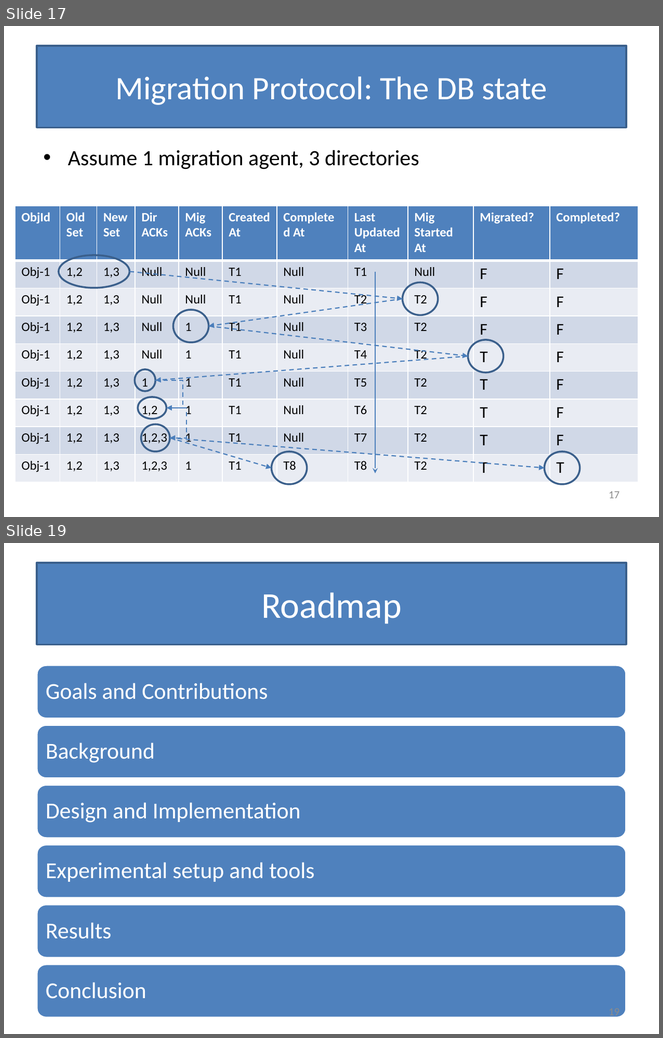
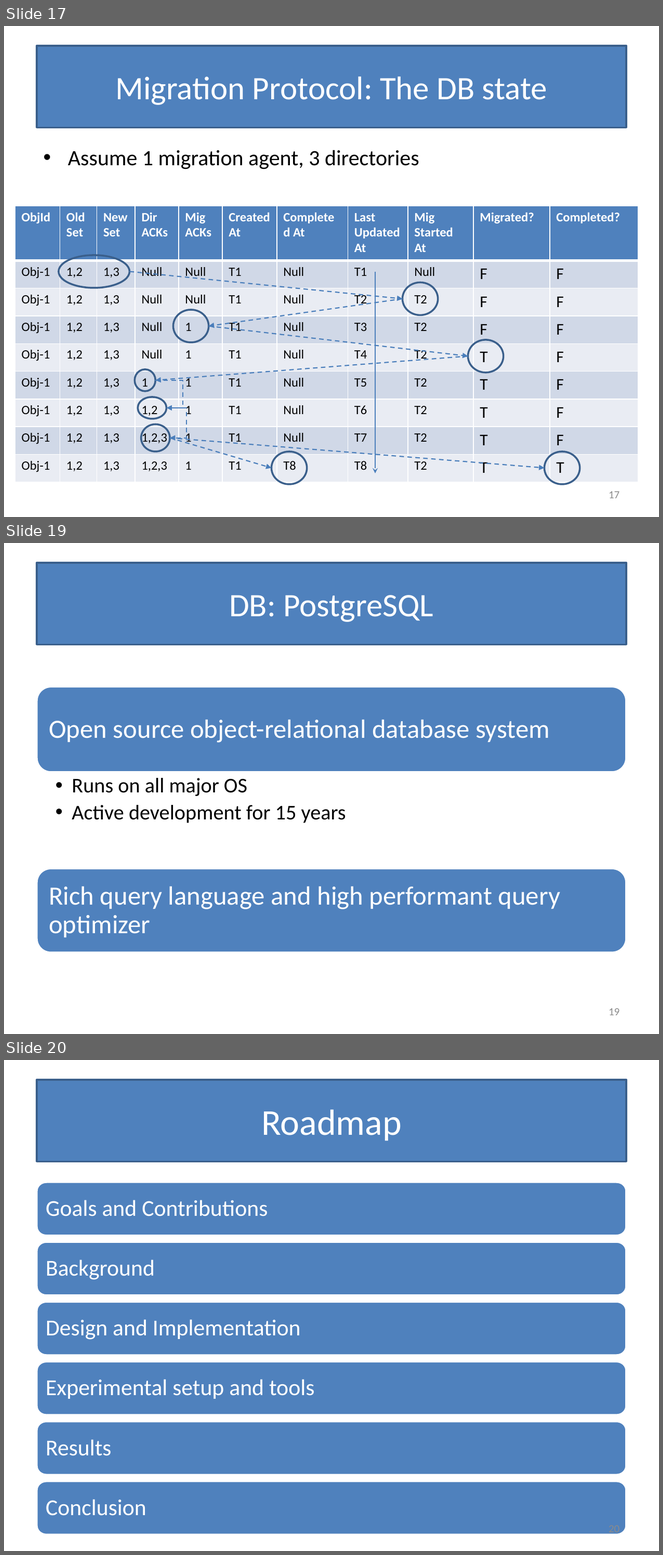
Before and after one commit to Slania/JPaxos-1, a slide deck: Paxos based directory updates for geo-replicated cloud storage.pptx. Shown one above the other, each under a label of ours: slides 17 and 19 before the commit, slides 17, 19 and 20 after it; the slides between them are not shown. The pictures are 663x1038 and 663x1555 pixels, drawn with LibreOffice and Linux fonts; fonts in the diff are those of the drawing. Boxes give left, top, right and bottom in pixels: in the first picture for what was removed or moved away, otherwise in the second. Text is boxed around its words. In the diff, an @@ line names an element or a change of style, - is before the commit and + after.

```diff
--- a/Paxos based directory updates for geo-replicated cloud storage.pptx
+++ b/Paxos based directory updates for geo-replicated cloud storage.pptx
@@ slide 19 added at <box>4,543,659,1034</box>, background #FFFFFF @@
@@ title added at <box>37,563,626,644</box>, fill #4F81BD, outline #3A5F8C 2 pt, 36 pt, text #FFFFFF @@
+DB: PostgreSQL
@@ group added at <box>37,687,626,953</box>: 3 texts, 2 rounded rectangles @@
+Open source object-relational database system
+  •• Runs on all major OS
+  •• Active development for 15 years
+Rich query language and high performant query optimizer
@@ page number added at <box>609,1008,620,1016</box>, 12 pt, text #8C8C8C @@
+19
@@ what was slide 19 is now slide 20 @@
@@ page number at <box>609,1526,620,1536</box>: text changed @@
-19
+20
```
Also in this commit, not shown: 9 slides changed, 1 other slide added, 1 other file.
